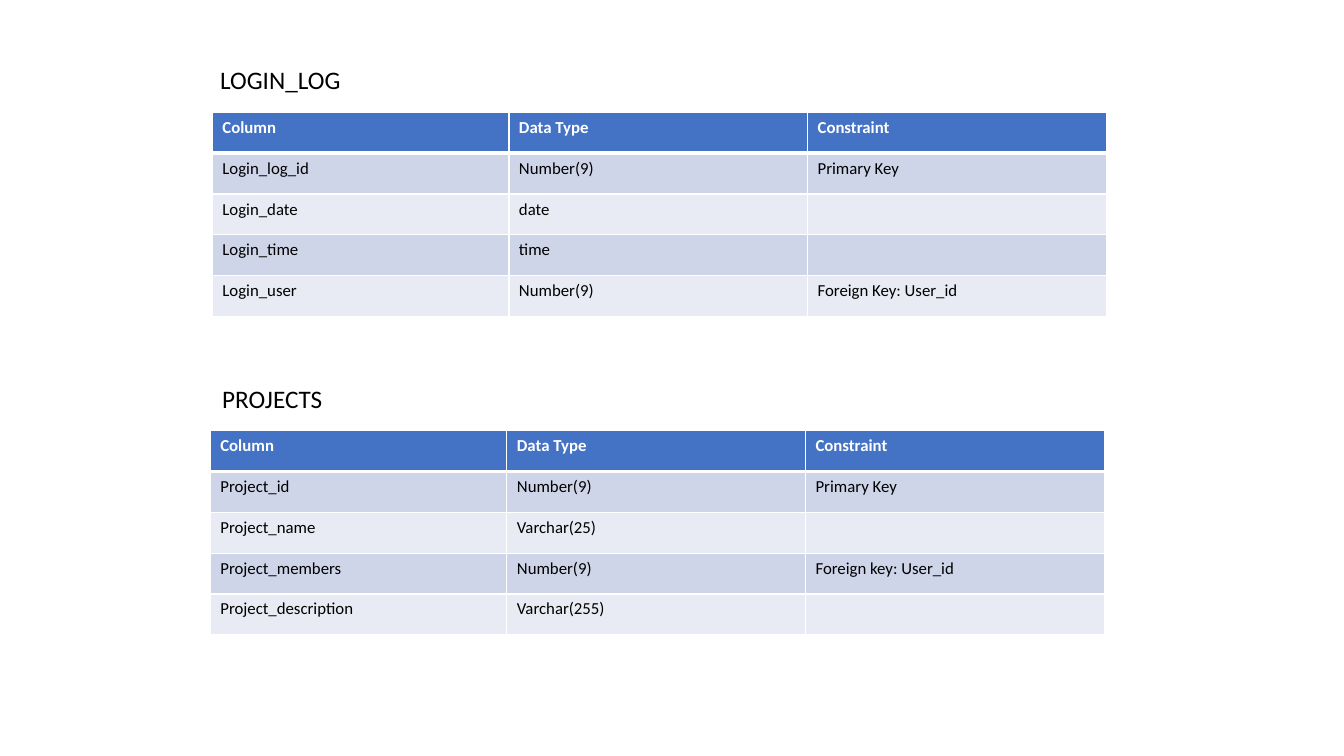
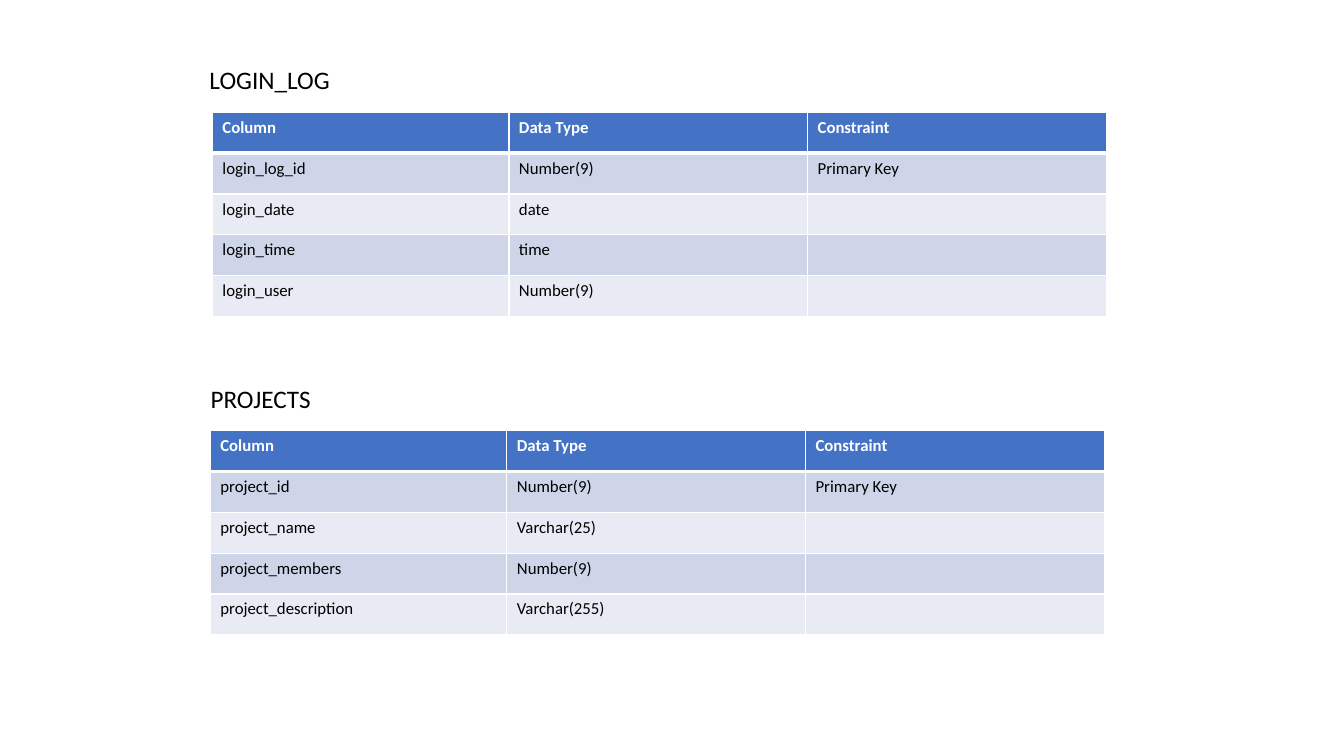
Before and after one commit to Wiktor2013/stronka, a slide deck: slide 4 of website/baza_danych_graciarnia.pptx. Drawn at 1344x756 pixels with LibreOffice and Linux fonts; fonts in the diff are those of the drawing. Boxes give left, top, right and bottom in pixels: in the first picture for what was removed or moved away, otherwise in the second. Text is boxed around its words. In the diff, an @@ line names an element or a change of style, - is before the commit and + after.

```diff
--- a/website/baza_danych_graciarnia.pptx
+++ b/website/baza_danych_graciarnia.pptx
@@ text "LOGIN_LOG": place and size @@
-text "LOGIN_LOG" at bbox=[220, 72, 340, 93]
+text "LOGIN_LOG" at bbox=[209, 72, 329, 93]
@@ table at bbox=[213, 112, 1106, 317] @@
-row 2, column 1: Login_log_id
+row 2, column 1: login_log_id
-row 3, column 1: Login_date
+row 3, column 1: login_date
-row 4, column 1: Login_time
+row 4, column 1: login_time
-row 5, column 1: Login_user
+row 5, column 1: login_user
-row 5, column 3: Foreign Key: User_id
+row 5, column 3: 
@@ fill #CFD5EA to #CFD5E9 in 6 cells @@
@@ fill #E9EBF5 to #E8EBF4 in 6 cells @@
@@ borders changed @@
@@ text "PROJECTS": place and size @@
-text "PROJECTS" at bbox=[222, 391, 322, 408]
+text "PROJECTS" at bbox=[211, 391, 311, 408]
@@ table at bbox=[211, 431, 1104, 635] @@
-row 2, column 1: Project_id
+row 2, column 1: project_id
-row 3, column 1: Project_name
+row 3, column 1: project_name
-row 4, column 1: Project_members
+row 4, column 1: project_members
-row 4, column 3: Foreign key: User_id
+row 4, column 3: 
-row 5, column 1: Project_description
+row 5, column 1: project_description
@@ fill #CFD5EA to #CFD5E9 in 6 cells @@
@@ fill #E9EBF5 to #E8EBF4 in 6 cells @@
@@ borders changed @@
```
Also in this commit, not shown: 4 other slides changed, 8 other files.
